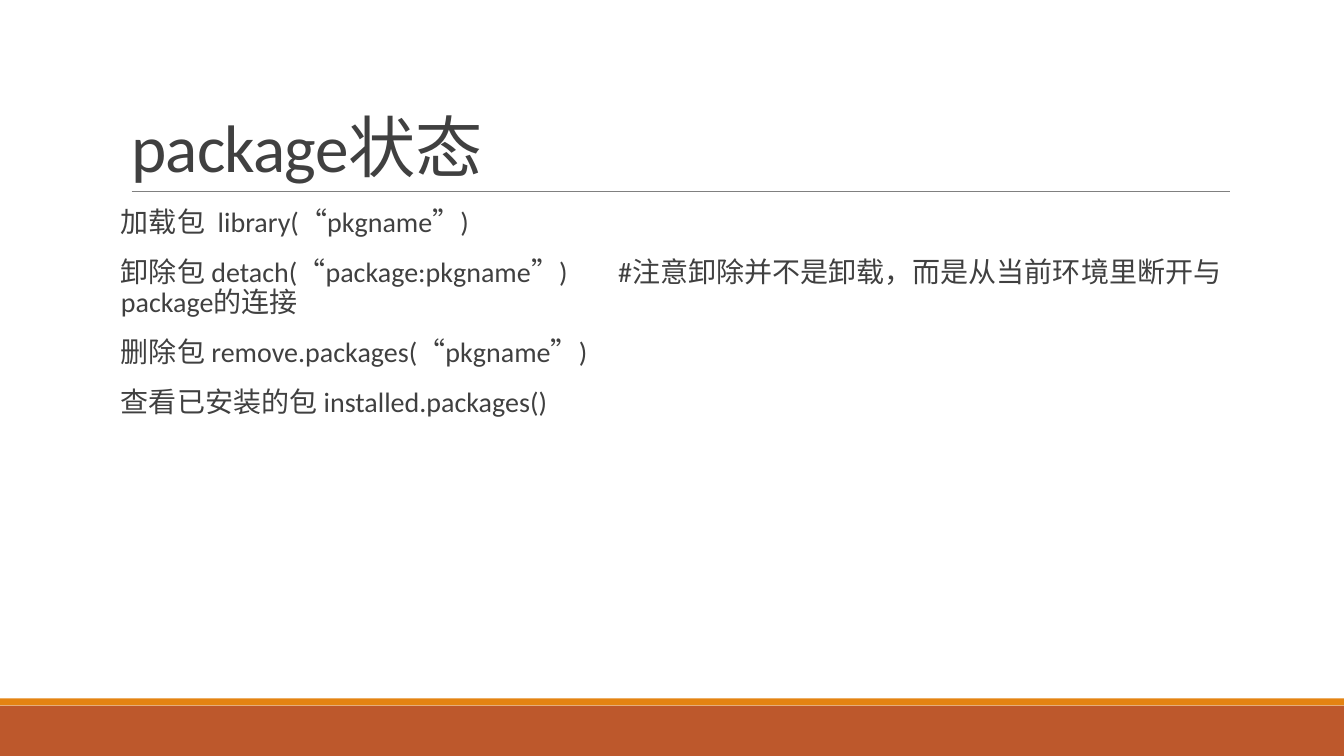
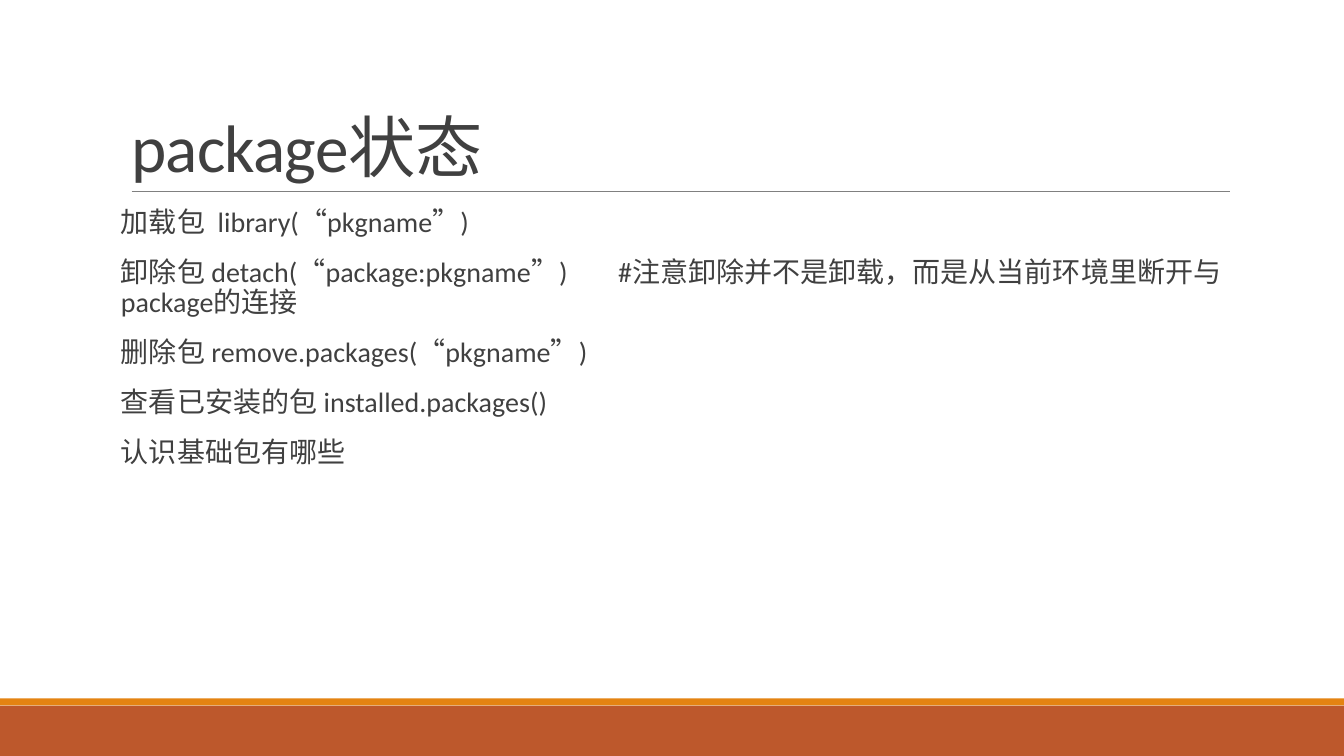
Before and after one commit to exoplanetX/DataAnalytics, a slide deck: slide 21 of 实验2-变量-导入和包.pptx (slide 22 before the commit). Drawn at 1344x756 pixels with LibreOffice and Linux fonts; fonts in the diff are those of the drawing. Boxes give left, top, right and bottom in pixels: in the first picture for what was removed or moved away, otherwise in the second. Text is boxed around its words. In the diff, an @@ line names an element or a change of style, - is before the commit and + after.

```diff
--- a/实验2-变量-导入和包.pptx
+++ b/实验2-变量-导入和包.pptx
@@ text at box(121, 438, 345, 465): paragraph added @@
+认识基础包有哪些
```
Also in this commit, not shown: 5 other slides changed, 2 slides added, 2 slides removed.
